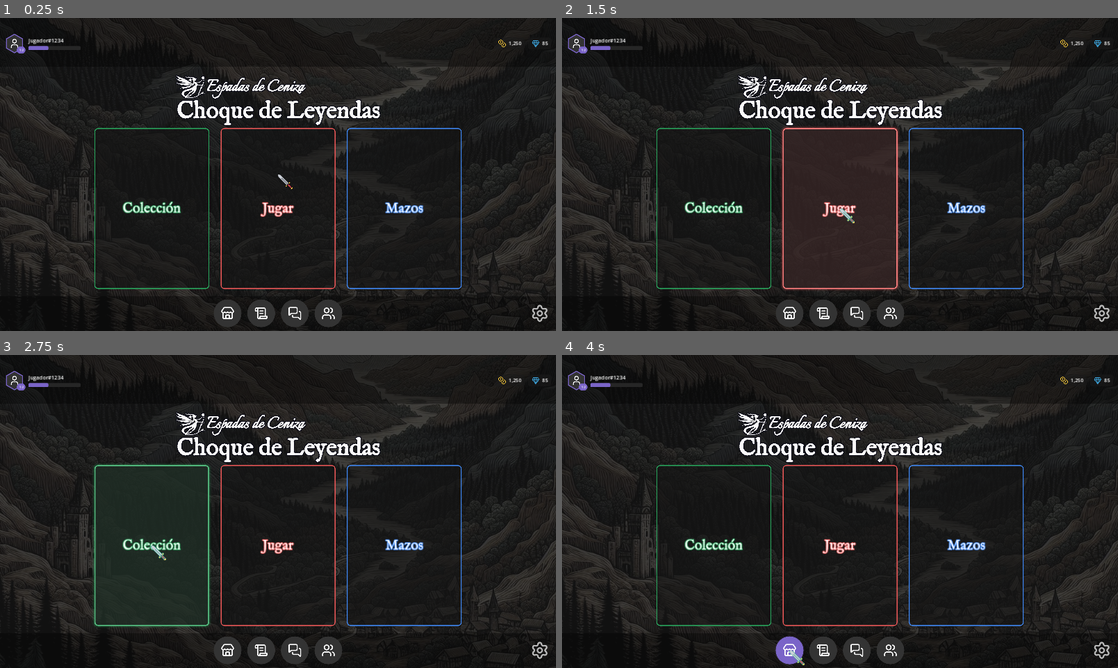
Above: before the commit, frames 1-4 (two rows, left to right).
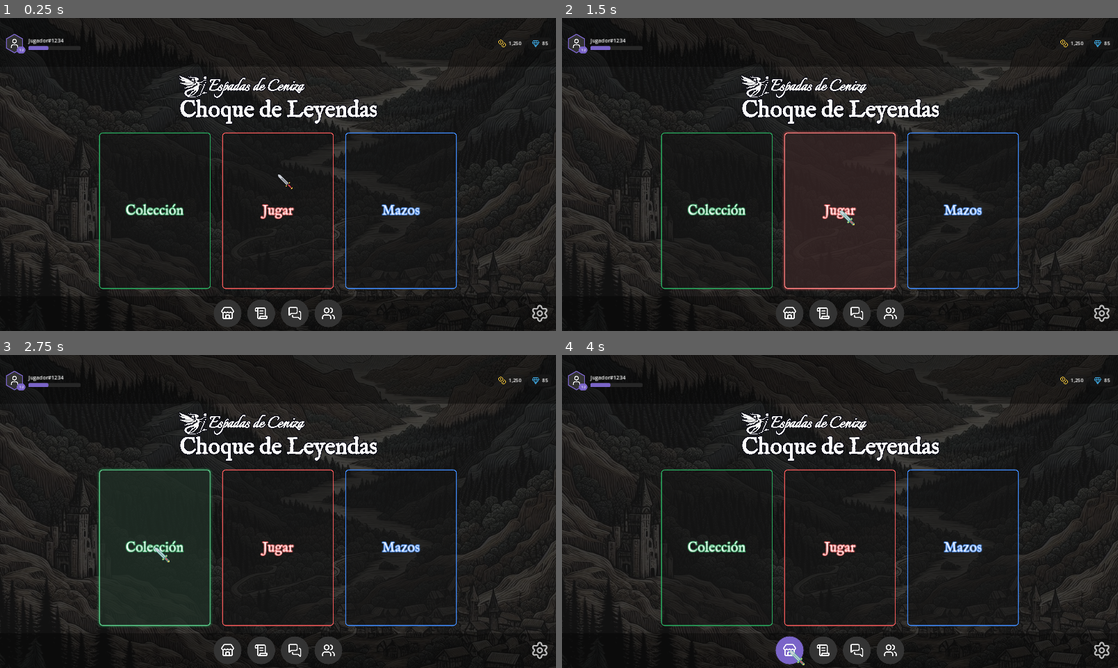
Above: after the commit, the same moments.

Repository: Bildurre/choque_de_leyendas_vg
Game: Godot game, scene res://screens/main_menu/main_menu_desktop.tscn
The game is run twice, just before and just after one commit, with the same random seed, the same clock (stepped at 60 frames per second) and the same inputs.
Inputs (mouse positions are in pixels of both pictures, inside the frame that each line leads up to):
- Up to frame 1 (0.25 s): no input
- Up to frame 2 (1.5 s): click "Jugar" at 0.5 s; click "Jugar" at 1.25 s
- Up to frame 3 (2.75 s): click "Colección" at 2 s
- Up to frame 4 (4 s): click "Mazos" at 2.75 s; click (789, 649) at 3.5 s

The runs differ from the first frame. In frame 1, 3.8% of the frame differs, in the area x 17-84%, y 18-87%; in frame 2, 4.3%; in frame 3, 4.2%; in frame 4, 3.8%.

Commit message:
Add 24px separation between logo and card row
https://claude.ai/code/session_0176j4sJi8nNgewyZfevnuDY

Diff:
--- a/screens/main_menu/main_menu_desktop.tscn
+++ b/screens/main_menu/main_menu_desktop.tscn
@@ -240,6 +240,7 @@
 
 [node name="ContentColumn" type="VBoxContainer" parent="Layout/MiddleSection"]
 layout_mode = 2
+theme_override_constants/separation = 24
 
 [node name="LogoContainer" type="Control" parent="Layout/MiddleSection/ContentColumn"]
 layout_mode = 2
